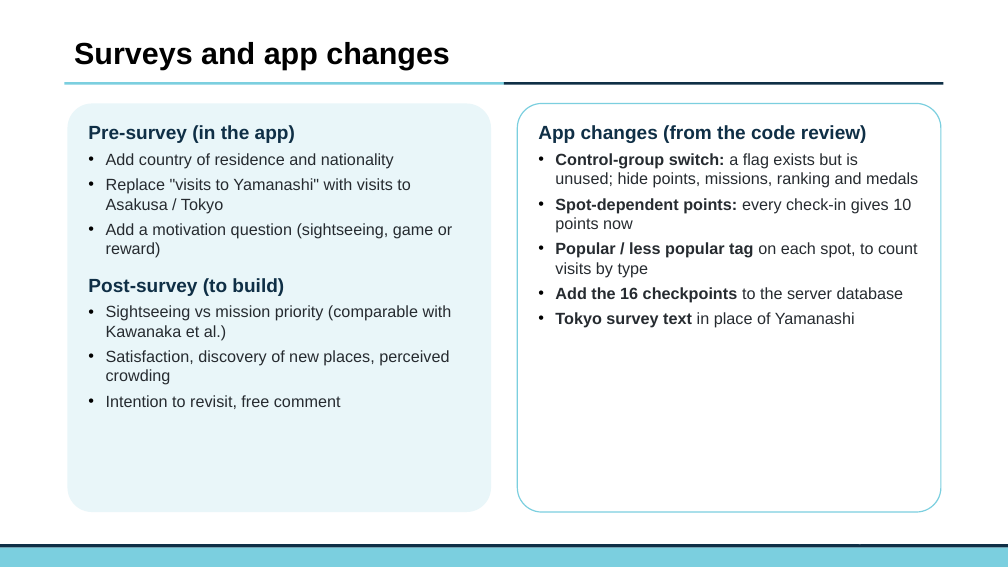
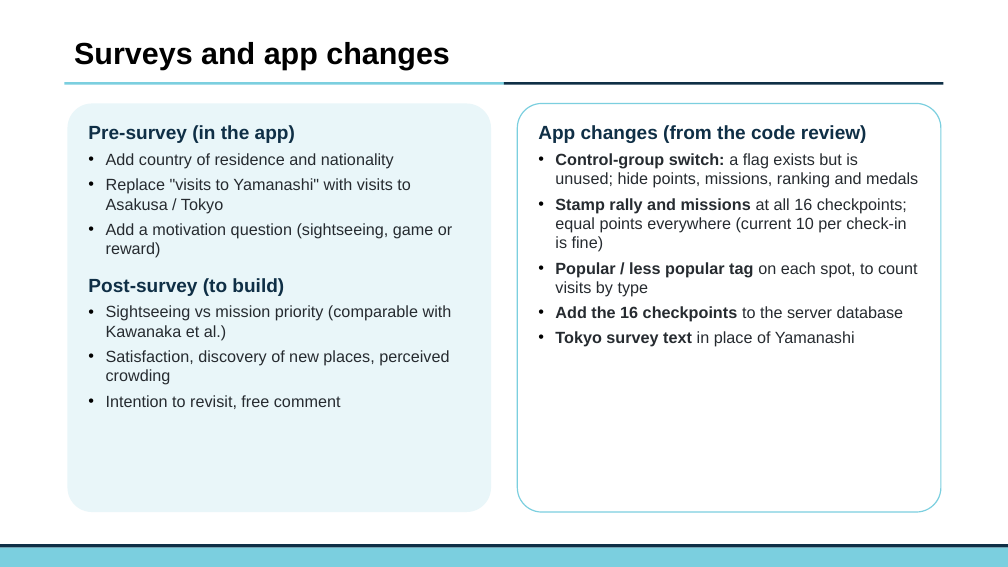
Before and after one commit to JakeChoi03/GitHub, a slide deck: slide 11 of reports/Asakusa_progress_report.pptx (slide 10 before the commit). Drawn at 1008x567 pixels with LibreOffice and Linux fonts; fonts in the diff are those of the drawing; background and template pictures are left out. Boxes give left, top, right and bottom in pixels: in the first picture for what was removed or moved away, otherwise in the second. Text is boxed around its words. In the diff, an @@ line names an element or a change of style, - is before the commit and + after.

```diff
--- a/reports/Asakusa_progress_report.pptx
+++ b/reports/Asakusa_progress_report.pptx
@@ text at <box>555,198,907,252</box>: text changed @@
-• Spot-dependent points: every check-in gives 10 points now
+• Stamp rally and missions at all 16 checkpoints; equal points everywhere (current 10 per check-in is fine)
```
Also in this commit, not shown: 4 other slides changed, 1 slide added.
